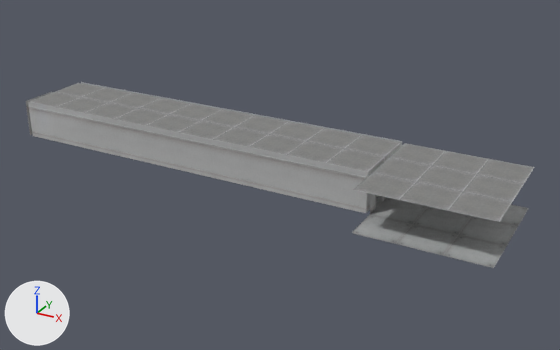
Renders of the FBX model Assets/Models/Level_02/Level_02_B_1.2.fbx from each side of a commit.
Both versions are drawn from a 50 mm camera at (18.8, -47.7, 23.0) aimed at (-6.4, -2.0, 0.2). Arrows for +X, +Y and +Z are at lower left; the lights stay in place. Where no turn or scale is listed for an object, it has been applied to the vertices.

The scene before the commit, as lines of its bpy script (objects in view):
```python
me_mesh = bpy.data.meshes.new('Mesh')
me_mesh.from_pydata(...)  # 770 vertices, 660 faces; spans x -28.5..1.5, y 1.5..1.8, z 0.0..3.0
# faces by material slot: [20, 640]
me_mesh.materials.append(mat_segment_wall_window_loading_bay_glass)  # white #efffff
me_mesh.materials.append(mat_lambert2)
me_mesh_001 = bpy.data.meshes.new('Mesh.001')
me_mesh_001.from_pydata(...)  # 1480 vertices, 1214 faces; spans x -28.9..10.8, y -7.5..1.8, z 0.0..3.0
# faces by material slot: [348, 12, 484, 312, 29, 29]
me_mesh_001.materials.append(mat_lambert2)
me_mesh_001.materials.append(mat_segment_wall_filler_wall_material)  # picture img_wallbaseshape_png
me_mesh_001.materials.append(mat_segment_wall_pillar_wall_material)  # picture img_wallbaseshape_png
me_mesh_001.materials.append(mat_segment_door_single1_wall_door_material)  # picture img_walldoors_png
me_mesh_001.materials.append(mat_segment_ceiling1_ceiling_material)  # picture img_ceilling_png
me_mesh_001.materials.append(mat_segment_floor_metal2_floor_metal_material)  # picture img_floortextures_png
ob_level = bpy.data.objects.new('level', me_mesh_001)
ob_level.location = (0.0, 0.0, 0.0)
ob_windows = bpy.data.objects.new('windows', me_mesh)
ob_windows.location = (0.0, 0.0, 0.0)
```
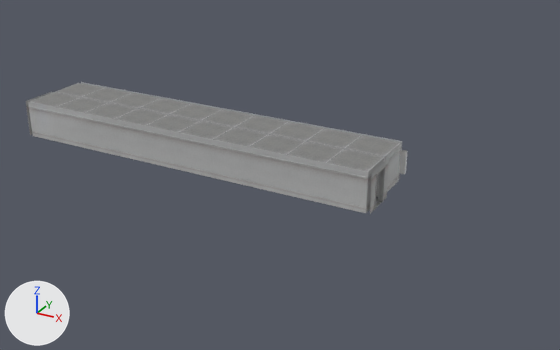
Boxes (x1, y1, x2, y2) around the edits, measured in the pictures (560 x 350 px):
'level', reshaped (25% narrower, 29% shorter): before (26, 83, 534, 268); after (26, 83, 407, 214)
part 1 of me_mesh_001, deleted: before (352, 143, 534, 268)

The edits, one by one:
me_mesh_001 is used by ob_level; location (0.0, 0.0, 0.0).
me_mesh_001 had 1480 vertices, 1214 faces and spanned x -28.9..10.8, y -7.5..1.8, z 0.0..3.0.
me_mesh_001 now has 1452 vertices, 1196 faces and spans x -28.9..1.9, y -4.6..1.8, z 0.0..3.0.
Part 1, on me_mesh_001:
28 vertices are removed from x 1.8..10.8, y -7.5..1.5, z 0.0..3.0.
18 faces are deleted.
